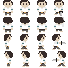
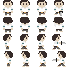
Revision of a layered 68×68 image; what changed, layer by layer:
painted on "Layer 1 copy" over (3, 17, 65, 40)
